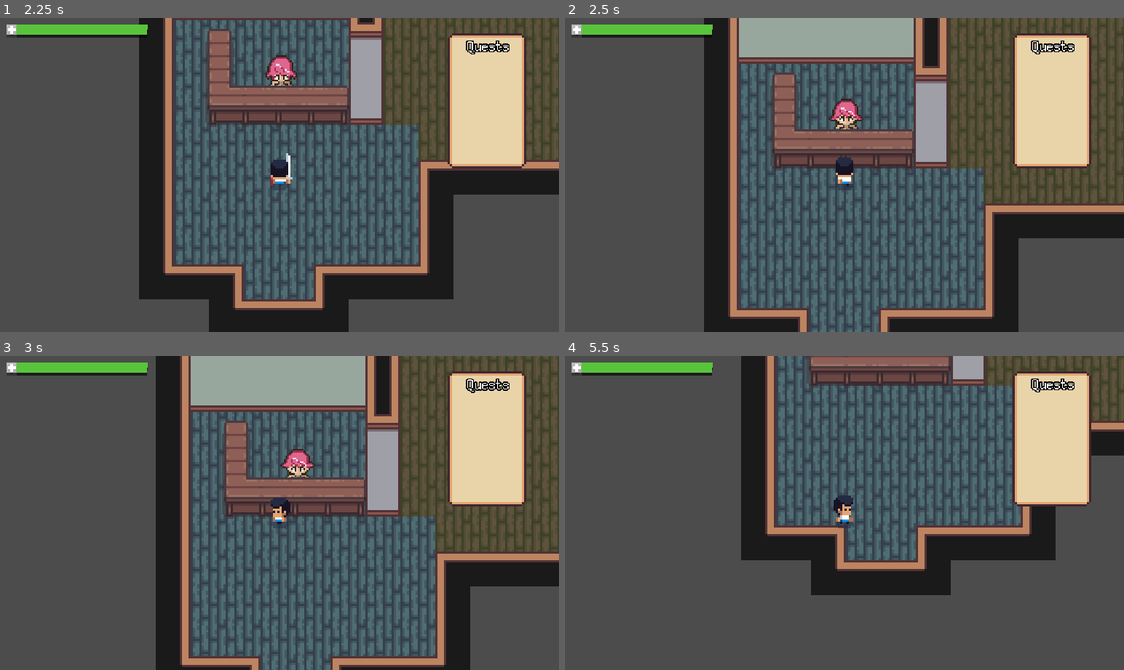
Above: before the commit, frames 1-4 (two rows, left to right).
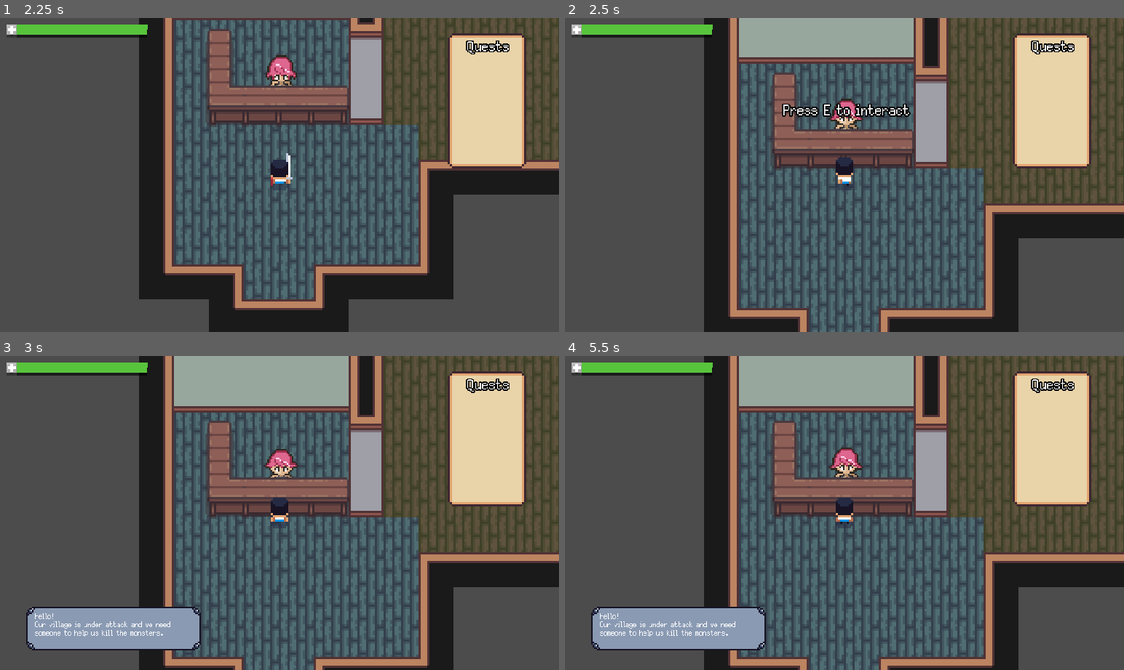
Above: after the commit, the same moments.

Repository: Juksuu/MiniAdventure
Game: Godot game, scene res://scenes/Main_menu.tscn
Two runs of this game, one before a commit and one after it. Both use one fixed random seed, a clock stepped at 60 frames per second and the inputs below.
Inputs:
- Up to frame 1 (2.25 s): click "Start" at 0.5 s; hold E 1.28-2.03 s; hold Up (ui_up) from 1.28 s (still down); tap Space at 1.52 s; tap E at 2.1 s
- Up to frame 2 (2.5 s): keep holding Up (ui_up); tap Space at 2.27 s
- Up to frame 3 (3 s): tap E at 2.75 s; release Up (ui_up) at 2.78 s; hold Left (ui_left) from 2.78 s (still down); hold F from 2.78 s (still down)
- Up to frame 4 (5.5 s): tap E at 3.05, 3.6, 5.3 s; release F at 3.53 s; tap Space at 3.77, 4.52, 5.27 s; release Left (ui_left) at 4.28 s; hold Down (ui_down) 4.28-5.03 s; hold E 4.28-5.03 s; hold Right (ui_right) from 5.03 s (still down); tap F at 5.1 s

Frame 1 is identical in both runs. In frame 2, 0.7% of the frame differs, in the area x 38-62%, y 27-32%; in frame 3, 25%; in frame 4, 51%, in the area x 4-100%, y 0-100%.

Commit message:
feat: Add tavern dialogs

Diff:
--- a/project.godot
+++ b/project.godot
@@ -14,6 +14,10 @@
 run/main_scene="res://scenes/Main_menu.tscn"
 config/icon="res://icon.png"
 
+[autoload]
+
+global="*res://scripts/global.gd"
+
 [display]
 
 window/size/width=256
--- /dev/null
+++ b/scenes/Dialog.tscn
@@ -0,0 +1,67 @@
+[gd_scene load_steps=6 format=2]
+
+[ext_resource path="res://assets/UI/GUI.png" type="Texture" id=1]
+[ext_resource path="res://scripts/Dialog.gd" type="Script" id=2]
+[ext_resource path="res://assets/UI/Silver.ttf" type="DynamicFontData" id=3]
+
+[sub_resource type="DynamicFont" id=1]
+size = 17
+extra_spacing_bottom = -10
+font_data = ExtResource( 3 )
+
+[sub_resource type="DynamicFont" id=2]
+size = 17
+outline_size = 1
+outline_color = Color( 0, 0, 0, 1 )
+font_data = ExtResource( 3 )
+
+[node name="Dialog" type="Control"]
+visible = false
+anchor_right = 1.0
+anchor_bottom = 1.0
+script = ExtResource( 2 )
+__meta__ = {
+"_edit_use_anchors_": false
+}
+
+[node name="NinePatchRect" type="NinePatchRect" parent="."]
+anchor_left = 0.05
+anchor_top = 0.8
+anchor_right = 0.05
+anchor_bottom = 0.8
+margin_left = -0.783813
+margin_right = 79.2162
+margin_bottom = 20.0
+texture = ExtResource( 1 )
+region_rect = Rect2( 81, 97, 30, 30 )
+patch_margin_left = 6
+patch_margin_top = 6
+patch_margin_right = 6
+patch_margin_bottom = 6
+__meta__ = {
+"_edit_use_anchors_": false
+}
+
+[node name="Label" type="Label" parent="NinePatchRect"]
+margin_left = 4.0
+margin_top = 2.0
+margin_right = 231.0
+margin_bottom = 51.0
+rect_scale = Vector2( 0.32, 0.32 )
+custom_fonts/font = SubResource( 1 )
+autowrap = true
+
+[node name="continue_label" type="Label" parent="NinePatchRect"]
+visible = false
+anchor_left = 0.6
+anchor_top = 0.8
+anchor_right = 0.6
+anchor_bottom = 0.8
+margin_right = 40.0
+margin_bottom = 14.0
+rect_scale = Vector2( 0.2, 0.2 )
+custom_fonts/font = SubResource( 2 )
+text = "Press E to continue"
+__meta__ = {
+"_edit_use_anchors_": false
+}
--- /dev/null
+++ b/scenes/Interaction.tscn
@@ -0,0 +1,10 @@
+[gd_scene load_steps=2 format=2]
+
+[ext_resource path="res://scripts/Interaction.gd" type="Script" id=1]
+
+[node name="Interaction" type="Area2D"]
+script = ExtResource( 1 )
+
+[node name="CollisionShape2D" type="CollisionShape2D" parent="."]
+
+[connection signal="area_entered" from="." to="." method="_on_area_entered"]
--- a/scenes/Player.tscn
+++ b/scenes/Player.tscn
@@ -907,12 +907,15 @@
 radius = 3.30135
 height = 0.0
 
-[node name="Player" type="KinematicBody2D"]
+[node name="Player" type="KinematicBody2D" groups=[
+"player",
+]]
 script = ExtResource( 1 )
 
 [node name="AnimatedSprite" type="AnimatedSprite" parent="."]
 frames = SubResource( 1 )
 animation = "IdleLeft"
+frame = 2
 
 [node name="CollisionShape2D" type="CollisionShape2D" parent="."]
 position = Vector2( 0, 4 )
@@ -963,7 +966,9 @@
 anchor_mode = 0
 current = true
 
-[node name="Player_hud" parent="Control/Camera2D" instance=ExtResource( 82 )]
+[node name="Player_hud" parent="Control/Camera2D" groups=[
+"hud",
+] instance=ExtResource( 82 )]
 anchor_right = 0.0
 anchor_bottom = 0.0
 
--- a/scenes/Player_hud.tscn
+++ b/scenes/Player_hud.tscn
@@ -1,9 +1,17 @@
-[gd_scene load_steps=5 format=2]
+[gd_scene load_steps=8 format=2]
 
 [ext_resource path="res://assets/UI/hp_bg.png" type="Texture" id=1]
 [ext_resource path="res://assets/UI/hp_fill.png" type="Texture" id=2]
 [ext_resource path="res://scripts/Player_hud.gd" type="Script" id=3]
 [ext_resource path="res://scenes/Quest_list.tscn" type="PackedScene" id=4]
+[ext_resource path="res://scenes/Dialog.tscn" type="PackedScene" id=5]
+[ext_resource path="res://assets/UI/Silver.ttf" type="DynamicFontData" id=6]
+
+[sub_resource type="DynamicFont" id=1]
+size = 17
+outline_size = 1
+outline_color = Color( 0, 0, 0, 1 )
+font_data = ExtResource( 6 )
 
 [node name="Player_hud" type="Control"]
 anchor_right = 1.0
@@ -15,6 +23,12 @@
 
 [node name="Quest_list" parent="." instance=ExtResource( 4 )]
 
+[node name="Dialog" parent="." instance=ExtResource( 5 )]
+anchor_right = 0.0
+anchor_bottom = 0.0
+margin_right = 256.0
+margin_bottom = 144.0
+
 [node name="hp_bar" type="Sprite" parent="."]
 position = Vector2( 3, 3 )
 scale = Vector2( 0.6, 0.6 )
@@ -25,3 +39,31 @@
 position = Vector2( 7.98851, 0.0257435 )
 texture = ExtResource( 2 )
 centered = false
+
+[node name="Control" type="Control" parent="."]
+margin_right = 256.0
+margin_bottom = 144.0
+__meta__ = {
+"_edit_use_anchors_": false
+}
+
+[node name="Interact_label" type="Label" parent="Control"]
+visible = false
+anchor_left = 0.5
+anchor_top = 0.3
+anchor_right = 0.5
+anchor_bottom = 0.3
+margin_left = -31.2097
+margin_top = -4.85875
+margin_right = 73.7903
+margin_bottom = 15.1412
+rect_scale = Vector2( 0.6, 0.6 )
+custom_fonts/font = SubResource( 1 )
+text = "Press E to interact"
+align = 1
+valign = 1
+__meta__ = {
+"_edit_use_anchors_": false
+}
+
+[connection signal="quests_received" from="Dialog" to="Quest_list" method="_on_quests_received"]
--- a/scenes/Tavern_inside.tscn
+++ b/scenes/Tavern_inside.tscn
@@ -1,9 +1,10 @@
-[gd_scene load_steps=48 format=2]
+[gd_scene load_steps=50 format=2]
 
 [ext_resource path="res://assets/tavern/tilableFloorsAndWalls.png" type="Texture" id=1]
 [ext_resource path="res://scripts/Tavern_inside.gd" type="Script" id=2]
 [ext_resource path="res://scenes/Table.tscn" type="PackedScene" id=3]
 [ext_resource path="res://scenes/Potion_seller.tscn" type="PackedScene" id=4]
+[ext_resource path="res://scenes/Interaction.tscn" type="PackedScene" id=5]
 
 [sub_resource type="ConvexPolygonShape2D" id=1]
 points = PoolVector2Array( 0, 0, 16, 0, 16, 16, 0, 16 )
@@ -637,6 +638,9 @@
 [sub_resource type="RectangleShape2D" id=43]
 extents = Vector2( 28.0341, 10 )
 
+[sub_resource type="RectangleShape2D" id=44]
+extents = Vector2( 31.0323, 10 )
+
 [node name="Tavern_inside" type="YSort"]
 script = ExtResource( 2 )
 
@@ -662,4 +666,13 @@
 position = Vector2( 62.8507, 228.828 )
 shape = SubResource( 43 )
 
+[node name="Interaction" parent="." instance=ExtResource( 5 )]
+
+[node name="CollisionShape2D" parent="Interaction" index="0"]
+position = Vector2( 63.5678, 138.79 )
+shape = SubResource( 44 )
+
 [connection signal="area_entered" from="Exit" to="." method="_on_Exit_area_entered"]
+[connection signal="interaction" from="Interaction" to="." method="_on_interaction"]
+
+[editable path="Interaction"]
--- /dev/null
+++ b/scripts/Dialog.gd
@@ -0,0 +1,46 @@
+extends Control
+
+signal quests_received
+
+onready var label = $NinePatchRect/Label
+onready var continue_label = $NinePatchRect/continue_label
+
+const TAVERN_DIALOG_TEXT = [
+	"Hello!\nOur village is under attack and we need someone to help us kill the monsters.",
+	"That seems like the perfect job for you.\nBut first you need to find a sword to fight with.",
+	"You can find an extra sword in one of the chests scattered around the village."
+]
+
+const TAVERN_USED_DIALOG = [
+	"Go find that sword and kill the monsters please!"
+]
+
+var current_dialog
+
+func _input(event):
+	if Input.is_key_pressed(KEY_E) and continue_label.visible:
+		get_tree().call_group("player", "set_move_status", true)
+		continue_label.visible = false
+		visible = false
+		if current_dialog == global.Dialog.TAVERN:
+			emit_signal("quests_received")
+
+func show_dialog(dialog):
+	get_tree().call_group("player", "set_move_status", false)
+	visible = true
+	current_dialog = dialog
+	match dialog:
+		global.Dialog.TAVERN:
+			print("TAVERN DIALOG")
+			for text in TAVERN_DIALOG_TEXT:
+				label.text = text
+				yield(get_tree().create_timer(4), "timeout")
+			continue_label.visible = true
+		global.Dialog.TAVERN_USED:
+			print("TAVERN_USED DIALOG")
+			for text in TAVERN_USED_DIALOG:
+				label.text = text
+				yield(get_tree().create_timer(2), "timeout")
+			continue_label.visible = true
+		_:
+			print(dialog, " Dialog not implemented")
--- /dev/null
+++ b/scripts/Interaction.gd
@@ -0,0 +1,14 @@
+extends Area2D
+
+signal interaction
+
+var _can_interact = false
+
+func _input(event):
+	if Input.is_key_pressed(KEY_E) and _can_interact:
+		_can_interact = false
+		emit_signal("interaction")
+
+func _on_area_entered(area):
+	get_tree().call_group("hud", "show_interact")
+	_can_interact = true
--- a/scripts/Player.gd
+++ b/scripts/Player.gd
@@ -14,6 +14,7 @@
 var isWeaponEquipped = false
 var hasWeapon = true
 var current_health = START_HP
+var can_move = true
 
 func _ready():
 	hud.init(current_health)
@@ -31,6 +32,9 @@
 
 
 func _physics_process(delta):
+	if !can_move:
+		return
+
 	var inputVector = Vector2.ZERO
 	inputVector.x = Input.get_action_strength("ui_right") - Input.get_action_strength("ui_left")
 	inputVector.y = Input.get_action_strength("ui_down") - Input.get_action_strength("ui_up")
@@ -46,6 +50,9 @@
 
 	move_and_slide(velocity)
 
+func set_move_status(status: bool):
+	can_move = status
+
 func setAnimationDir(dir: Vector2):
 	animationTree.set("parameters/Attack/blend_position", dir)
 	animationTree.set("parameters/Idle/blend_position", dir)
--- a/scripts/Player_hud.gd
+++ b/scripts/Player_hud.gd
@@ -1,6 +1,9 @@
 extends Control
 
+onready var dialog_node = $Dialog
 onready var hp_fill = $hp_bar/fill
+onready var interact_label = $Control/Interact_label
+onready var global = get_node("/root/global")
 
 var max_health: float = 0
 
@@ -10,3 +13,10 @@
 func update_health(curr_hp):
 	var decimal: float = curr_hp / max_health
 	hp_fill.scale = Vector2(decimal, 1)
+
+func show_dialog(dialog):
+	dialog_node.show_dialog(dialog)
+	interact_label.visible = false
+
+func show_interact():
+	interact_label.visible = true
--- a/scripts/Quest_item.gd
+++ b/scripts/Quest_item.gd
@@ -3,7 +3,6 @@
 onready var label = $item_desc
 
 func set_text(text):
-	print(text)
 	label.text = text
 
 func get_line_count() -> int:
--- a/scripts/Quest_list.gd
+++ b/scripts/Quest_list.gd
@@ -35,3 +35,7 @@
 		instance.anchor_right = START_ANCHOR.x
 		instance.anchor_top = START_ANCHOR.y + (i + extra_space) * OFFSET_ANCHOR.y
 		instance.anchor_bottom = START_ANCHOR.y + (i + extra_space) * OFFSET_ANCHOR.y
+
+func _on_quests_received():
+	for quest in quest_intances:
+		quest.visible = true
--- a/scripts/Tavern_inside.gd
+++ b/scripts/Tavern_inside.gd
@@ -2,5 +2,14 @@
 
 signal tavern_exit
 
+onready var global = get_node("/root/global");
+
+var tavern_interaction_done = false
+
 func _on_Exit_area_entered(area):
 	emit_signal("tavern_exit")
+
+func _on_interaction():
+	var dialog = global.Dialog.TAVERN_USED if tavern_interaction_done else global.Dialog.TAVERN
+	get_tree().call_group("hud", "show_dialog", dialog)
+	tavern_interaction_done = true
--- a/scripts/World.gd
+++ b/scripts/World.gd
@@ -26,6 +26,5 @@
 func _on_Tavern_tavern_entered():
 	call_deferred("enter_tavern")
 
-
 func _on_Tavern_inside_tavern_exit():
 	call_deferred("exit_tavern")
--- /dev/null
+++ b/scripts/global.gd
@@ -0,0 +1,6 @@
+extends Node
+
+enum Dialog {
+	TAVERN,
+	TAVERN_USED
+}
